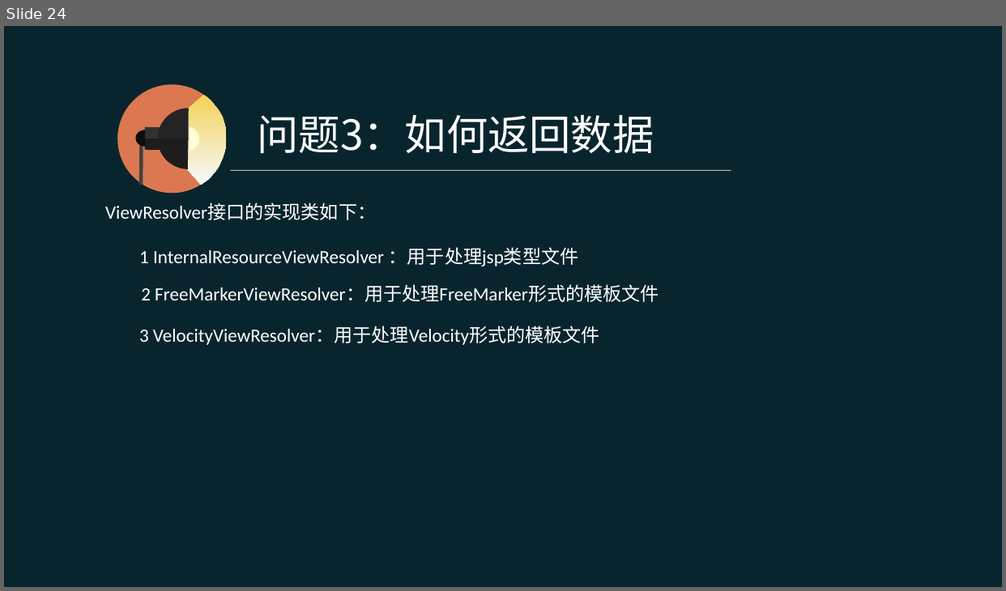
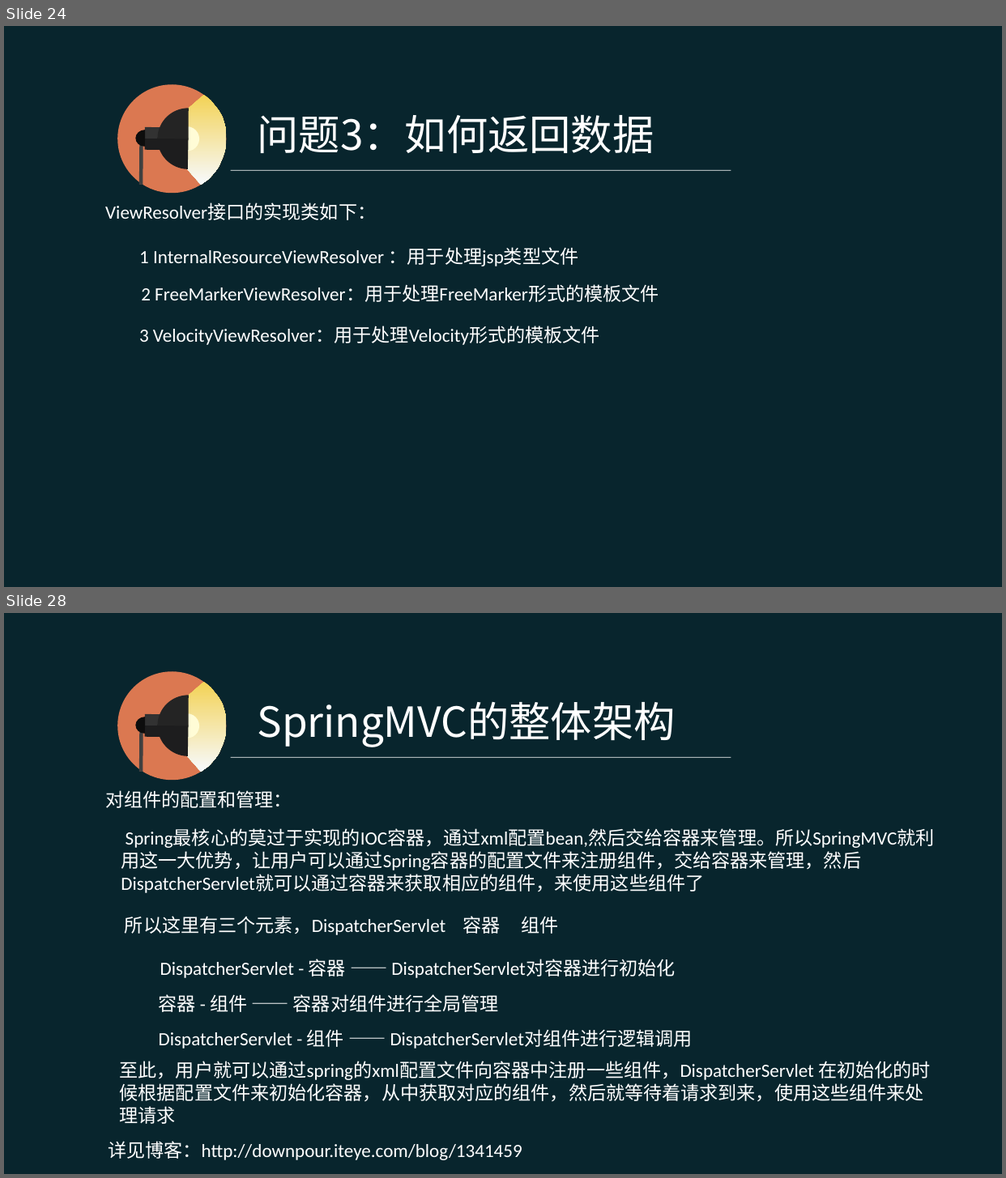
Before and after one commit to pingpangkuangmo/blog, a slide deck: 2015-4/SpringMVC的设计分享.ppt. Shown one above the other, each under a label of ours: slide 24 before the commit, slides 24 and 28 after it; the slides between them are not shown. The pictures are 1006x591 and 1006x1178 pixels, drawn with LibreOffice and Linux fonts; fonts in the diff are those of the drawing. Boxes give left, top, right and bottom in pixels: in the first picture for what was removed or moved away, otherwise in the second. Text is boxed around its words. In the diff, an @@ line names an element or a change of style, - is before the commit and + after.

Commit message:
SpringMVC ppt进行中

```diff
--- a/2015-4/SpringMVC的设计分享.ppt
+++ b/2015-4/SpringMVC的设计分享.ppt
@@ slide 28 added at (4, 613, 1002, 1174), background #08252D @@
@@ text added at (258, 702, 675, 747), 40 pt, text #FFFFFF @@
+SpringMVC的整体架构
@@ group added at (117, 671, 227, 781): 5 freeform shapes, 2 rectangles, 1 ellipse, 1 line @@
@@ line added from (231, 757) to (731, 757), #FFFFFF 0.51 pt @@
@@ text added at (105, 790, 292, 808), 18 pt, text #FFFFFF @@
+对组件的配置和管理：
@@ text added at (121, 829, 935, 893), 18 pt, text #FFFFFF @@
+Spring最核心的莫过于实现的IOC容器，通过xml配置bean,然后交给容器来管理。所以SpringMVC就利用这一大优势，让用户可以通过Spring容器的配置文件来注册组件，交给容器来管理，然后DispatcherServlet就可以通过容器来获取相应的组件，来使用这些组件了
@@ text added at (125, 916, 559, 935), 18 pt, text #FFFFFF @@
+所以这里有三个元素，DispatcherServlet 容器 组件
@@ text added at (160, 959, 675, 978), 18 pt, text #FFFFFF @@
+DispatcherServlet - 容器 —— DispatcherServlet对容器进行初始化
@@ text added at (158, 995, 499, 1012), 18 pt, text #FFFFFF @@
+容器 - 组件 —— 容器对组件进行全局管理
@@ text added at (159, 1029, 693, 1049), 18 pt, text #FFFFFF @@
+DispatcherServlet - 组件 —— DispatcherServlet对组件进行逻辑调用
@@ text added at (120, 1061, 931, 1124), 18 pt, text #FFFFFF @@
+至此，用户就可以通过spring的xml配置文件向容器中注册一些组件，DispatcherServlet 在初始化的时候根据配置文件来初始化容器，从中获取对应的组件，然后就等待着请求到来，使用这些组件来处理请求
@@ text added at (108, 1141, 522, 1161), 18 pt, text #FFFFFF @@
+详见博客：http://downpour.iteye.com/blog/1341459
```
Also in this commit, not shown: 1 slide changed, 6 other slides added, 1 slide removed.
